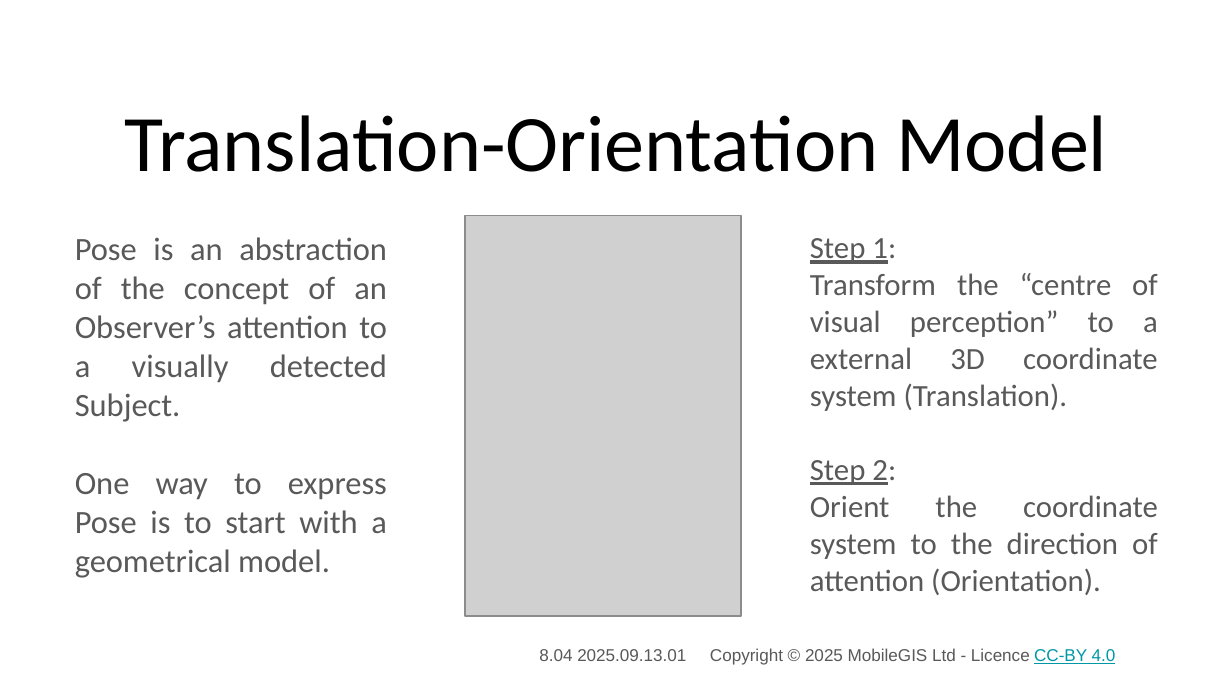
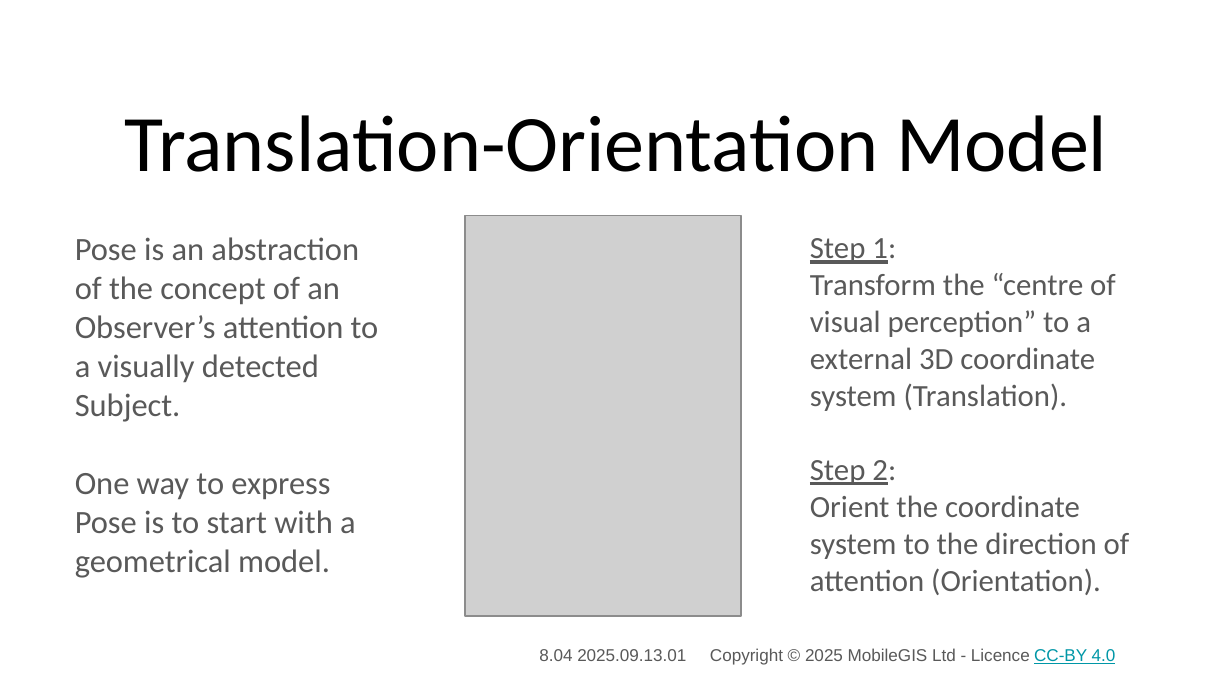
Before and after one commit to 3DXScape/PoseBits, a slide deck: slide 9 of Slides/Origins/Attention, the Origin of Pose_01.pptx. Drawn at 1232x693 pixels with LibreOffice and Linux fonts; fonts in the diff are those of the drawing; grey boxes stand for pictures; background and template pictures are left out. Boxes give left, top, right and bottom in pixels: in the first picture for what was removed or moved away, otherwise in the second. Text is boxed around its words. In the diff, an @@ line names an element or a change of style, - is before the commit and + after.

Commit message:
Updated abstract use cases

```diff
--- a/Slides/Origins/Attention, the Origin of Pose_01.pptx
+++ b/Slides/Origins/Attention, the Origin of Pose_01.pptx
@@ text "Pose is an abstraction of ..." at <box>75,237,379,578</box>: alignment justified to left @@
@@ text at <box>810,273,1130,595</box>: alignment justified to left @@
```
Also in this commit, not shown: 13 other slides changed, 6 slides added, 2 other files.
